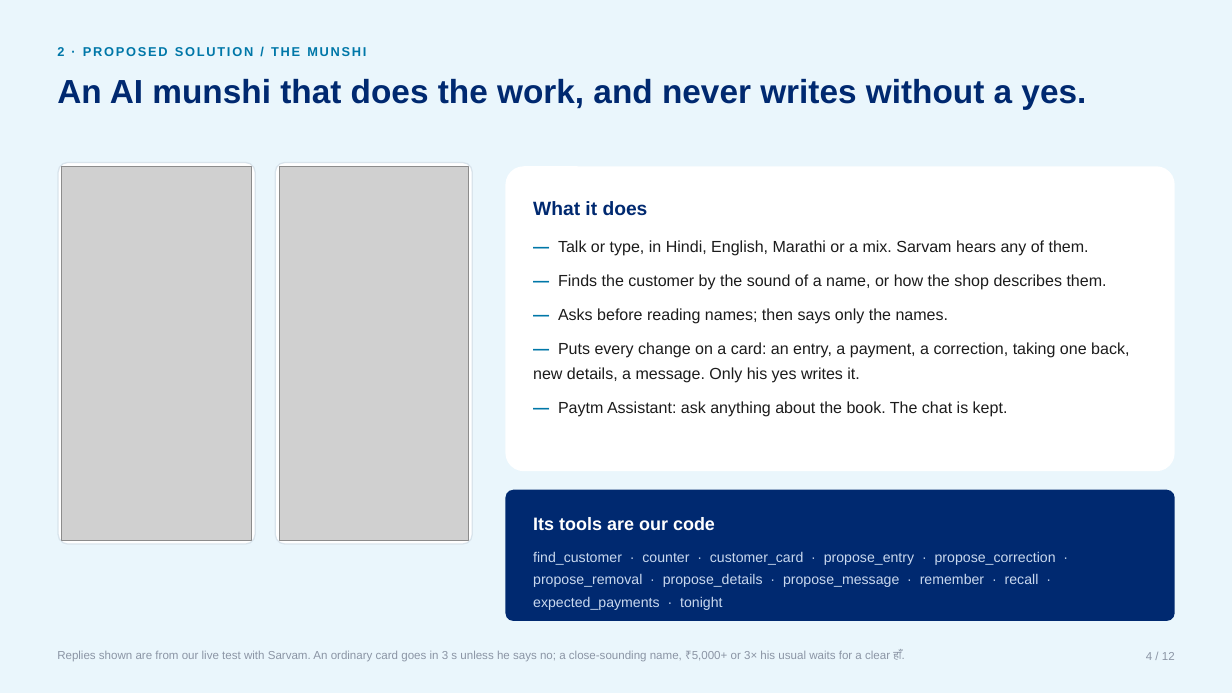
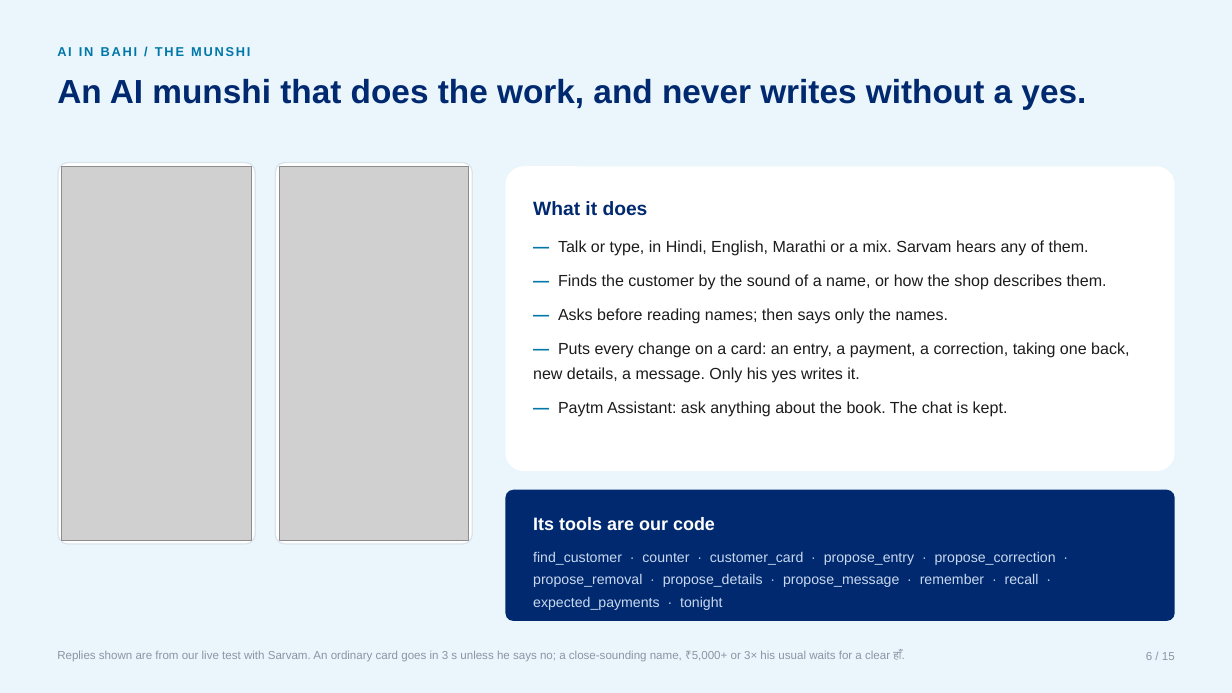
Before and after one commit to Uchiha-Itachi0/PAYTM-BAHI, a slide deck: slide 6 of docs/BAHI-Final.pptx (slide 4 before the commit). Drawn at 1232x693 pixels with LibreOffice and Linux fonts; fonts in the diff are those of the drawing; grey boxes stand for pictures. Boxes give left, top, right and bottom in pixels: in the first picture for what was removed or moved away, otherwise in the second. Text is boxed around its words. In the diff, an @@ line names an element or a change of style, - is before the commit and + after.

```diff
--- a/docs/BAHI-Final.pptx
+++ b/docs/BAHI-Final.pptx
@@ text at <box>57,47,250,56</box>: text changed @@
-2 · PROPOSED SOLUTION / THE MUNSHI
+AI IN BAHI / THE MUNSHI
@@ text at <box>1146,652,1175,660</box>: text changed @@
-4 / 12
+6 / 15
```
Also in this commit, not shown: 9 other slides changed, 5 slides added, 2 slides removed, 2 other files.
